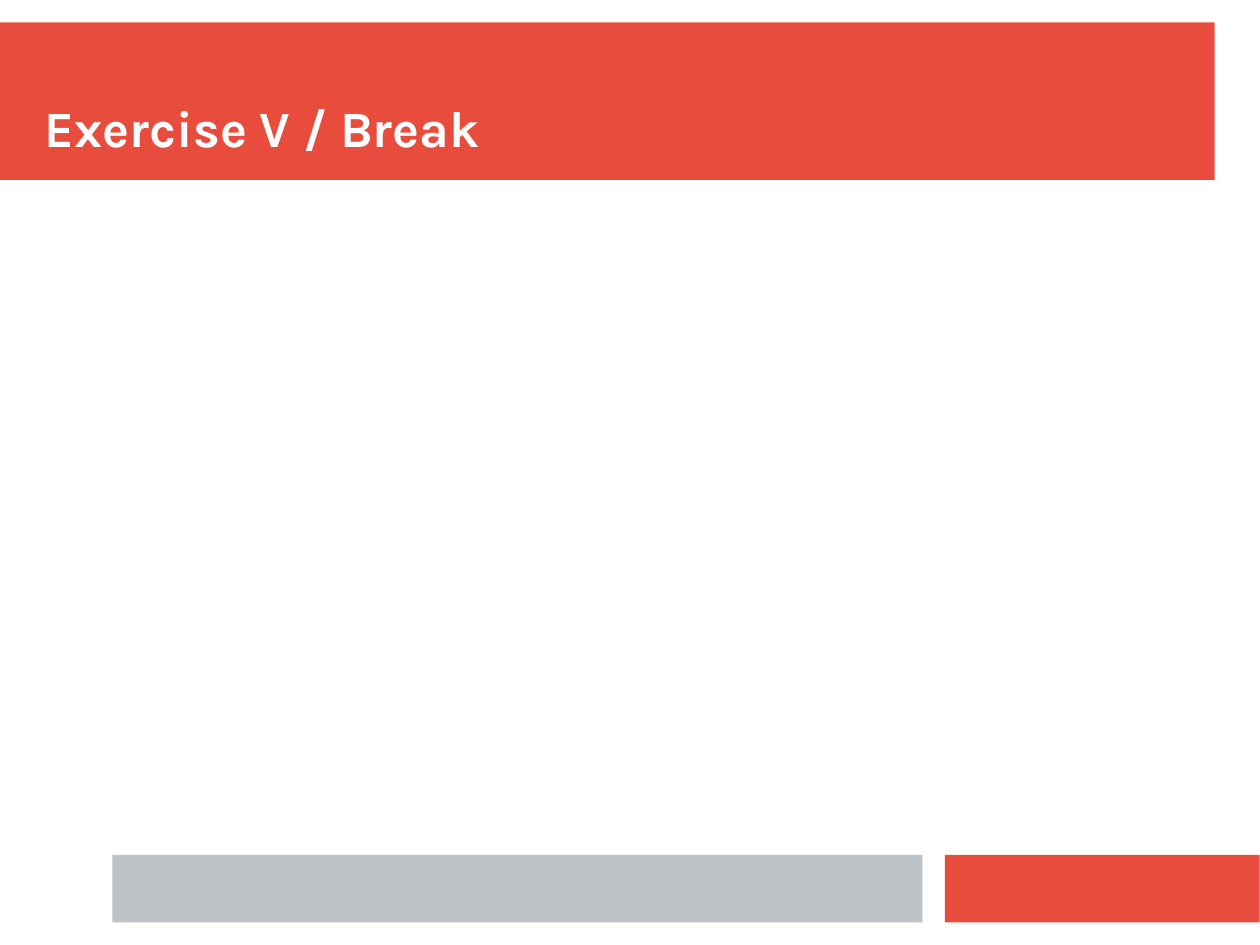
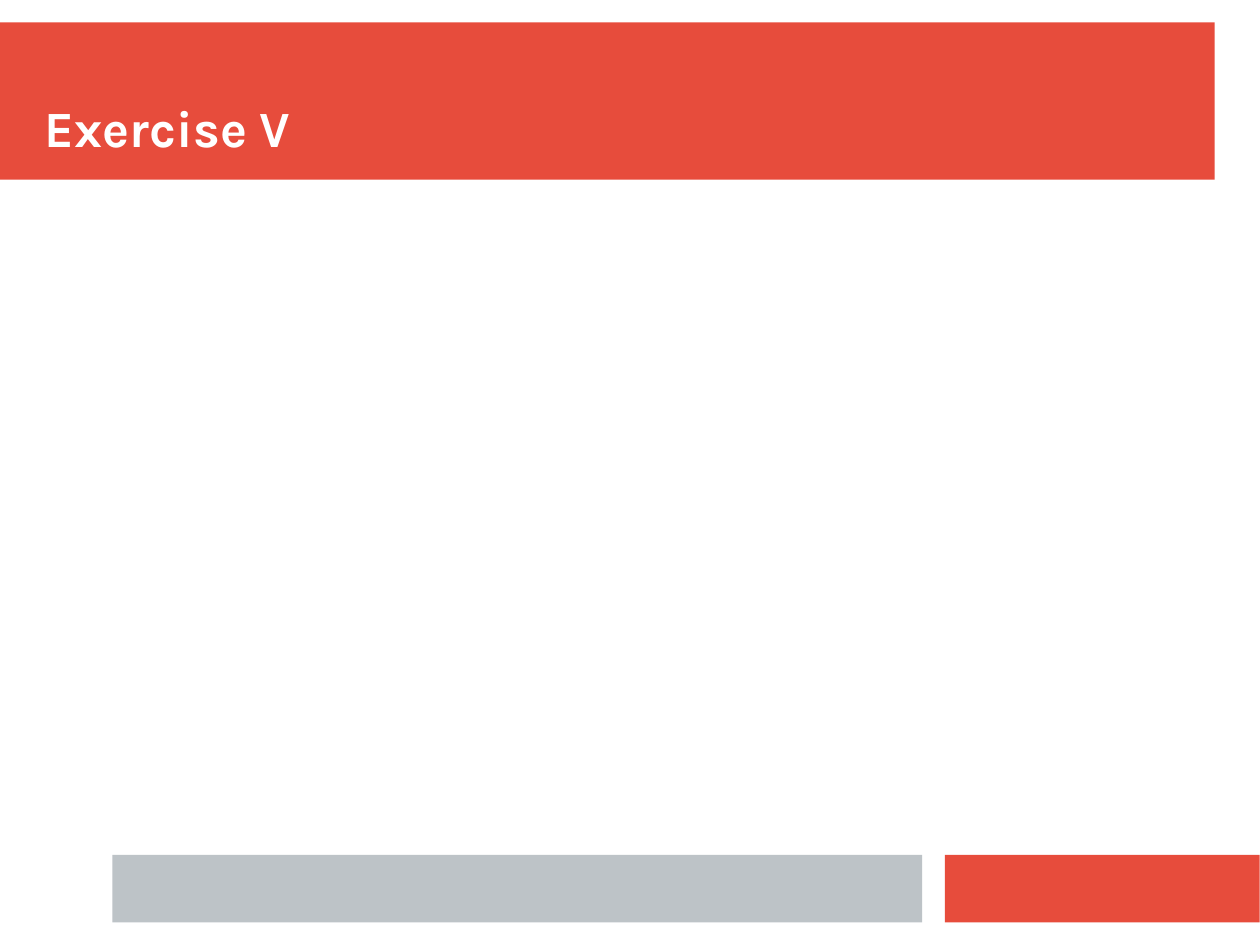
Before and after one commit to ianmiell/introduction-to-bash, a slide deck: slide 62 of slides/introduction_to_bash.pptx (slide 64 before the commit). Drawn at 1260x945 pixels with LibreOffice and Linux fonts; fonts in the diff are those of the drawing. Boxes give left, top, right and bottom in pixels: in the first picture for what was removed or moved away, otherwise in the second. Text is boxed around its words. In the diff, an @@ line names an element or a change of style, - is before the commit and + after.

```diff
--- a/slides/introduction_to_bash.pptx
+++ b/slides/introduction_to_bash.pptx
@@ text at <box>45,111,291,148</box>: text changed @@
-Exercise V / Break
+Exercise V
```
Also in this commit, not shown: 55 other slides changed, 2 slides removed, 1 other file.
